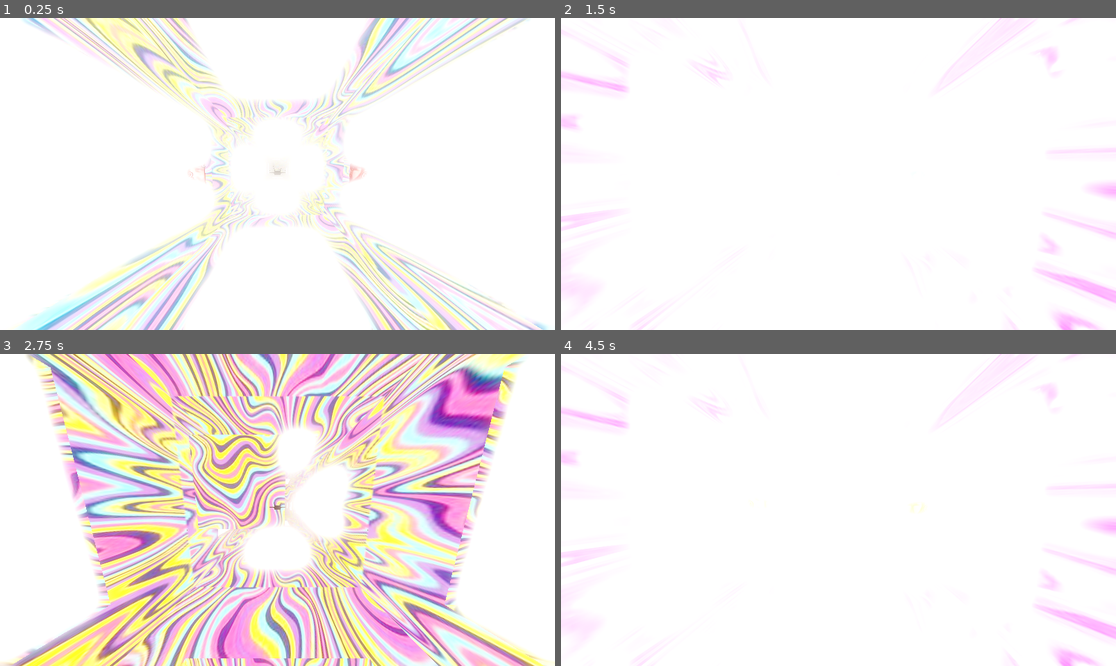
Above: before the commit, frames 1-4 (two rows, left to right).
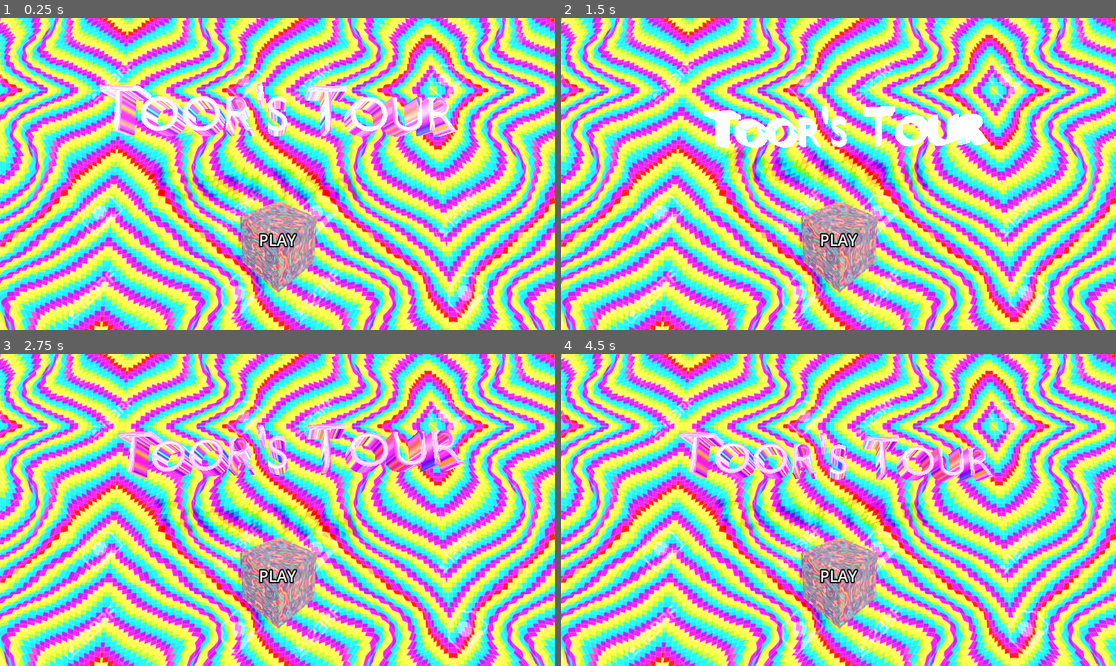
Above: after the commit, the same moments.

Repository: 12318241975/ToorsTour
Game: Godot game, scene res://Menu.tscn
The game is run twice, just before and just after one commit, with the same random seed, the same clock (stepped at 60 frames per second) and the same inputs. Before the commit the project starts from res://scenes/level.tscn.
Inputs (mouse positions are in pixels of both pictures, inside the frame that each line leads up to):
- Up to frame 1 (0.25 s): no input
- Up to frame 2 (1.5 s): tap Enter at 0.5 s; move the mouse to (866, 174) at 0.52 s; tap R at 0.6, 1.35 s; move the mouse to (810, 174) at 1.27 s
- Up to frame 3 (2.75 s): move the mouse to (288, 503) at 2.02 s; tap R at 2.1 s
- Up to frame 4 (4.5 s): move the mouse to (832, 516) at 2.77 s; tap R at 2.85, 3.6, 4.35 s; move the mouse to (877, 513) at 3.52 s; move the mouse to (794, 506) at 4.27 s

The runs differ from the first frame. In frame 1, 98% of the frame differs, in the area x 0-100%, y 0-100%; in frame 2, 97%; in frame 3, 99%; in frame 4, 99%.

Commit message:
Added a start menu and scene swtiching

Diff:
--- /dev/null
+++ b/Menu.tscn
@@ -0,0 +1,100 @@
+[gd_scene format=3 uid="uid://bon5ltgv1f5mk"]
+
+[ext_resource type="Script" uid="uid://b07hq764dl02" path="res://button.gd" id="1_uubjt"]
+[ext_resource type="ArrayMesh" uid="uid://be5a21kb7cf7d" path="res://scenes/Title.obj" id="2_5yleq"]
+[ext_resource type="Material" uid="uid://drh1rtl76r0h8" path="res://textures/phych4.tres" id="2_cx167"]
+[ext_resource type="Script" uid="uid://6arbjqgvuyn6" path="res://scenes/floating.gd" id="3_ylpcl"]
+[ext_resource type="Script" uid="uid://dgrro0bv81cdo" path="res://scenes/pulsator.gd" id="4_n4eug"]
+[ext_resource type="Material" uid="uid://tw86av3uumo1" path="res://textures/phych3.tres" id="5_dolsu"]
+[ext_resource type="Material" uid="uid://bj7lucv65ole4" path="res://textures/phych2.tres" id="6_dlksc"]
+[ext_resource type="Script" uid="uid://dfv8ndrksr3jf" path="res://playButton.gd" id="7_dlksc"]
+[ext_resource type="Script" uid="uid://igbti3148gvg" path="res://playlabel.gd" id="8_hcwhg"]
+
+[sub_resource type="ProceduralSkyMaterial" id="ProceduralSkyMaterial_5yleq"]
+sky_horizon_color = Color(0.66224277, 0.6717428, 0.6867428, 1)
+ground_horizon_color = Color(0.66224277, 0.6717428, 0.6867428, 1)
+
+[sub_resource type="Sky" id="Sky_ylpcl"]
+sky_material = SubResource("ProceduralSkyMaterial_5yleq")
+
+[sub_resource type="Environment" id="Environment_cx167"]
+background_mode = 2
+background_energy_multiplier = 0.5
+sky = SubResource("Sky_ylpcl")
+tonemap_mode = 2
+
+[sub_resource type="PlaneMesh" id="PlaneMesh_cx167"]
+size = Vector2(25, 25)
+
+[sub_resource type="BoxMesh" id="BoxMesh_hcwhg"]
+
+[node name="Node3D" type="Node3D" unique_id=1461020518]
+
+[node name="WorldEnvironment" type="WorldEnvironment" parent="." unique_id=1714175185]
+environment = SubResource("Environment_cx167")
+
+[node name="DirectionalLight3D" type="DirectionalLight3D" parent="." unique_id=840224028]
+transform = Transform3D(-0.8660254, -0.43301278, 0.25, 0, 0.49999997, 0.86602545, -0.50000006, 0.75, -0.43301266, 0, 0, 0)
+shadow_enabled = true
+
+[node name="Camera3D" type="Camera3D" parent="." unique_id=1556520858]
+transform = Transform3D(1, 0, 0, 0, 0.10978633, 0.99395525, 0, -0.99395525, 0.10978633, 0, 3.999555, -1.3374629)
+
+[node name="CanvasLayer" type="CanvasLayer" parent="." unique_id=488204878]
+
+[node name="Button" type="Button" parent="CanvasLayer" unique_id=1352502918]
+modulate = Color(1, 1, 1, 0)
+anchors_preset = 7
+anchor_left = 0.5
+anchor_top = 1.0
+anchor_right = 0.5
+anchor_bottom = 1.0
+offset_left = -300.0
+offset_top = -480.0
+offset_right = 300.0
+offset_bottom = -8.0
+grow_horizontal = 2
+grow_vertical = 0
+theme_override_font_sizes/font_size = 200
+text = "PLAY"
+script = ExtResource("1_uubjt")
+
+[node name="Title" type="MeshInstance3D" parent="." unique_id=1526575137]
+transform = Transform3D(1, 0, 0, 0, 1, 0, 0, 0, 1, 0, 0.815, -2.3)
+material_override = ExtResource("2_cx167")
+mesh = ExtResource("2_5yleq")
+script = ExtResource("3_ylpcl")
+
+[node name="MeshInstance3D" type="MeshInstance3D" parent="." unique_id=1834933039]
+transform = Transform3D(1, 0, 0, 0, 1, 0, 0, 0, 1, 0, -1.1709127, 0)
+material_override = ExtResource("6_dlksc")
+mesh = SubResource("PlaneMesh_cx167")
+
+[node name="pulsator" type="Node3D" parent="." unique_id=1572324885]
+script = ExtResource("4_n4eug")
+targetMat = ExtResource("2_cx167")
+rest_brightness = 2.0
+max_brightness = 10.0
+fade_speed = 100.0
+
+[node name="buttoncube" type="MeshInstance3D" parent="." unique_id=692335379]
+transform = Transform3D(0.70710677, -0.70710677, 0, 0.650412, 0.650412, -0.3923371, 0.27742422, 0.27742422, 0.9198215, 0.016, 0, -0.5)
+material_override = ExtResource("5_dolsu")
+mesh = SubResource("BoxMesh_hcwhg")
+script = ExtResource("7_dlksc")
+tilt_amount = 1.0
+lerp_speed = 0.075
+targetMat = ExtResource("5_dolsu")
+emission_low = 0.5
+emission_high = 2.0
+
+[node name="Label3D" type="Label3D" parent="." unique_id=1658197911]
+transform = Transform3D(1, 0, 0, 0, -4.371139e-08, 1, 0, -1, -4.371139e-08, 0, 1.845, -0.895)
+text = "PLAY
+"
+outline_size = 10
+script = ExtResource("8_hcwhg")
+
+[connection signal="mouse_entered" from="CanvasLayer/Button" to="buttoncube" method="_on_button_mouse_entered"]
+[connection signal="mouse_exited" from="CanvasLayer/Button" to="buttoncube" method="_on_button_mouse_exited"]
+[connection signal="pressed" from="CanvasLayer/Button" to="CanvasLayer/Button" method="_on_pressed"]
--- /dev/null
+++ b/button.gd
@@ -0,0 +1,6 @@
+extends Button
+
+
+
+func _on_pressed() -> void:
+	get_tree().change_scene_to_file("res://scenes/level.tscn")
--- /dev/null
+++ b/playButton.gd
@@ -0,0 +1,41 @@
+extends MeshInstance3D
+
+@export_group("Settings")
+@export var tilt_amount: float = 5.0
+@export var lerp_speed: float = .1
+@export var translate_amount: float = 1
+@export var targetMat: StandardMaterial3D
+@export var emission_low: float = 0;
+@export var emission_high: float = 10;
+
+var targetRot = Vector3.ZERO
+var startRot = Vector3.ZERO
+var starty = 0
+var targety = 0
+
+func _ready() -> void:
+	startRot = rotation
+	targetRot = startRot
+	starty = position.y
+	targety = starty
+
+func _on_button_mouse_entered() -> void:
+	targetRot.x = randf_range(-tilt_amount, tilt_amount)
+	targetRot.z = randf_range(-tilt_amount, tilt_amount)
+	targety = starty + translate_amount
+	targetMat.emission_energy_multiplier = emission_high
+
+
+func _on_button_mouse_exited() -> void:
+	targetRot = startRot
+	targety = starty
+	targetMat.emission_energy_multiplier = emission_low
+
+func _process(delta: float) -> void:
+	var tilt_x = lerp(rotation.x, targetRot.x, lerp_speed)
+	var tilt_z = lerp(rotation.z, targetRot.z, lerp_speed)
+
+	position.y = lerp(position.y, targety, lerp_speed)
+
+	rotation.x = tilt_x
+	rotation.z = tilt_z
--- /dev/null
+++ b/playlabel.gd
@@ -0,0 +1,12 @@
+extends Label3D
+
+@onready var player = $"../buttoncube"
+@onready var relativePos = position - player.position
+
+# Called when the node enters the scene tree for the first time.
+func _ready() -> void:
+	pass
+
+# Called every frame. 'delta' is the elapsed time since the previous frame.
+func _process(delta: float) -> void:
+	position.y = player.position.y + relativePos.y
--- a/project.godot
+++ b/project.godot
@@ -11,7 +11,7 @@
 [application]
 
 config/name="Toor's Toor"
-run/main_scene="uid://clxdnhfe0mq2d"
+run/main_scene="uid://bon5ltgv1f5mk"
 config/features=PackedStringArray("4.6", "GL Compatibility")
 config/icon="res://icon.svg"
 
--- a/scenes/level.tscn
+++ b/scenes/level.tscn
@@ -67,9 +67,9 @@
 [node name="bgpulsator" type="Node3D" parent="." unique_id=1235441543]
 script = ExtResource("5_ppgk2")
 targetMat = ExtResource("8_b121j")
-bpm = 0.438
+bpm = 0.01
 rest_brightness = 1.0
 max_brightness = 100.0
-decay_steepness = 64.0
+decay_steepness = 30000.0
 max_tint_amount = 0.5
 fade_speed = 100.0
Not shown, added: button.gd.uid
Not shown, added: playButton.gd.uid
Not shown, added: playlabel.gd.uid
Not shown, added: scenes/Title.obj
Not shown, added: scenes/Title.obj.import
Not shown, added: scenes/Title.stl
